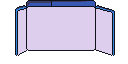
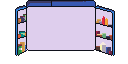
Comparing the layer stacks of the two 128x64 images. Changes:
renamed "Layer" to "fridge-open-wide.png", painted on it over left=18, top=14, right=112, bottom=55
